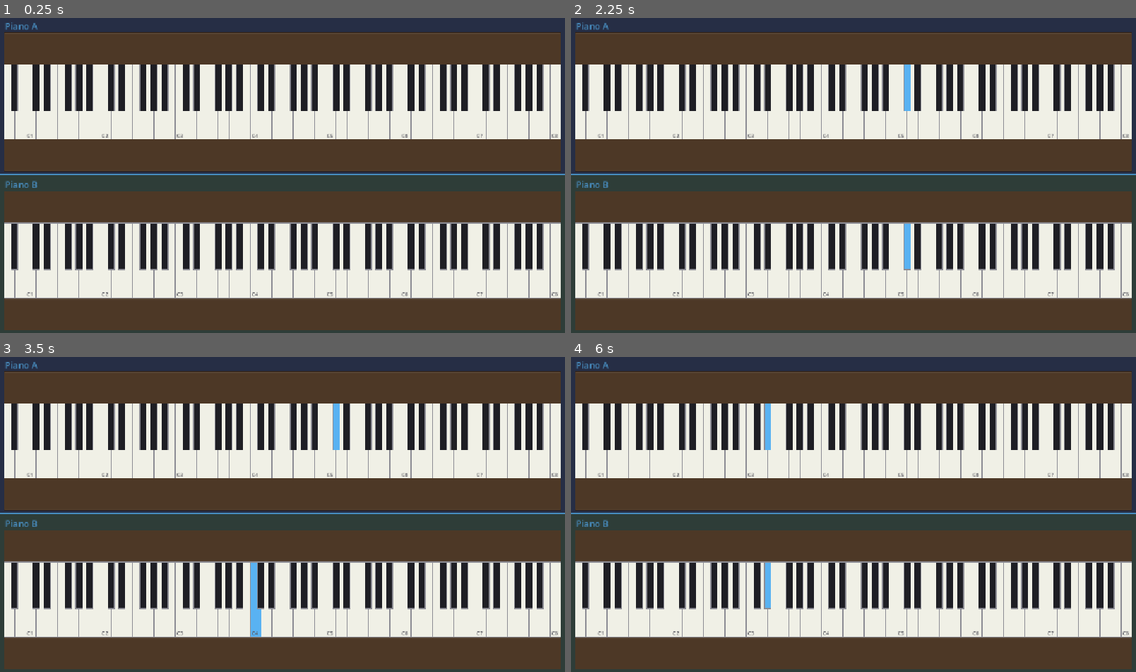
Above: before the commit, frames 1-4 (two rows, left to right).
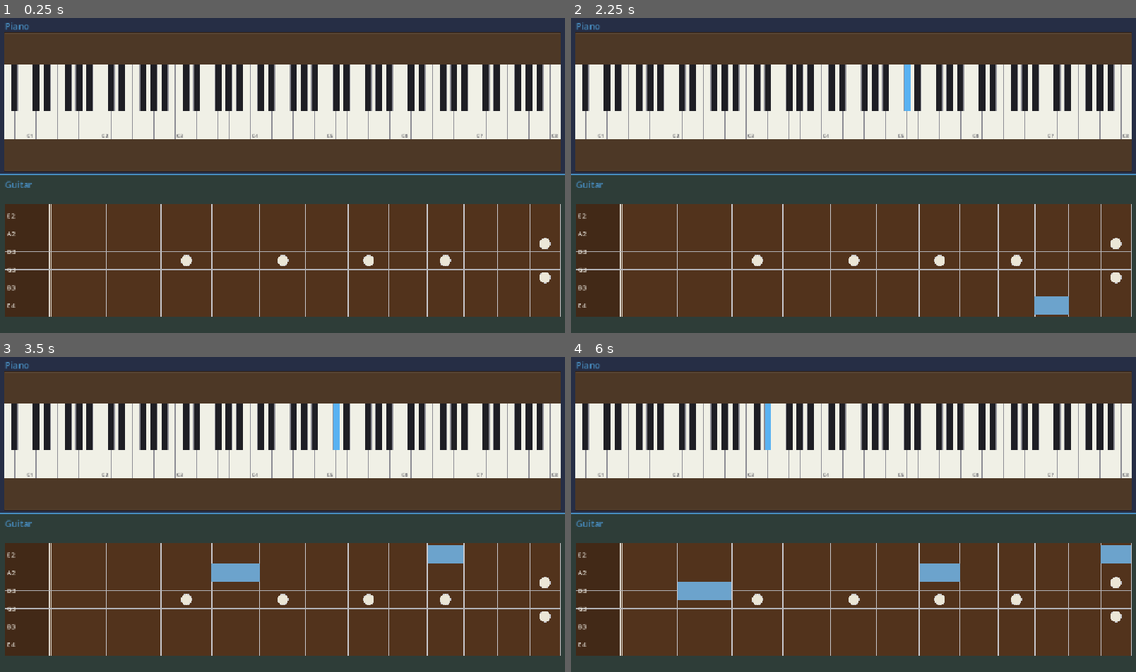
Above: after the commit, the same moments.

Repository: bitflipper42/Instrument
Game: Godot game, scene res://main.tscn
Same seed, same stepped clock (60 frames per second), same inputs: the game is played once before the commit and once after it.
Inputs (mouse positions are in pixels of both pictures, inside the frame that each line leads up to):
- Up to frame 1 (0.25 s): no input
- Up to frame 2 (2.25 s): tap Enter at 0.5, 2 s; move the mouse to (977, 159) at 0.52 s; click (977, 159) at 0.67 s; tap Space at 1.25 s; move the mouse to (740, 191) at 1.27 s; click (740, 191) at 1.42 s; move the mouse to (910, 106) at 2.02 s; click (910, 106) at 2.17 s
- Up to frame 3 (3.5 s): tap Space at 2.75 s; move the mouse to (254, 577) at 2.77 s; click (254, 577) at 2.92 s
- Up to frame 4 (6 s): tap Enter at 3.5 s; move the mouse to (1023, 561) at 3.52 s; click (1023, 561) at 3.67 s; tap Space at 4.25 s; move the mouse to (684, 467) at 4.27 s; click (684, 467) at 4.42 s; move the mouse to (881, 514) at 5.02 s; click (881, 514) at 5.17 s; move the mouse to (768, 432) at 5.77 s; click (768, 432) at 5.92 s

The runs differ from the first frame. In frame 1, 32% of the frame differs, in the area x 0-100%, y 1-100%; in frame 2, 33%; in frame 3, 33%; in frame 4, 32%.

Commit message:
Wire piano and guitar tiles with mixed instrument layout.
Add add_tile_from_scene to TileManager and use guitar on the bottom tile connected to piano.

Co-authored-by: Cursor <cursoragent@cursor.com>

Diff:
--- a/main.gd
+++ b/main.gd
@@ -1,13 +1,21 @@
 extends Node2D
+
+const GuitarScene := preload("res://guitar_instrument.tscn")
 
 @onready var tile_manager: TileManager = $TileManager
 
 
 func _ready() -> void:
 	var tiles := tile_manager.tiles
-	if tiles.size() >= 2 and tiles[0] is BasicInstrument and tiles[1] is BasicInstrument:
-		var source := tiles[0] as BasicInstrument
-		var sink := tiles[1] as BasicInstrument
-		source.title = "Piano A"
-		sink.title = "Piano B"
-		source.connect_to(sink)
+	if tiles.is_empty():
+		return
+
+	if tiles[0] is BasicInstrument:
+		tiles[0].title = "Piano"
+
+	if tiles.size() >= 2:
+		tile_manager.remove_tile(1)
+	var guitar := tile_manager.add_tile_from_scene(GuitarScene, "Guitar") as BasicInstrument
+
+	if tiles[0] is BasicInstrument:
+		(tiles[0] as BasicInstrument).connect_to(guitar)
--- a/tile_manager.gd
+++ b/tile_manager.gd
@@ -34,7 +34,11 @@
 
 ## Creates a new tile, appends it to the row and re-arranges. Returns the tile.
 func add_tile(title: String = "") -> InstTile:
-	var scene := tile_scene if tile_scene != null else InstTileScene
+	return add_tile_from_scene(tile_scene if tile_scene != null else InstTileScene, title)
+
+
+## Creates a tile from a specific scene. Returns the tile.
+func add_tile_from_scene(scene: PackedScene, title: String = "") -> InstTile:
 	var tile := scene.instantiate() as InstTile
 	tile.tile_color = _PALETTE[tiles.size() % _PALETTE.size()]
 	tile.title = title if title != "" else "Tile %d" % (tiles.size() + 1)
